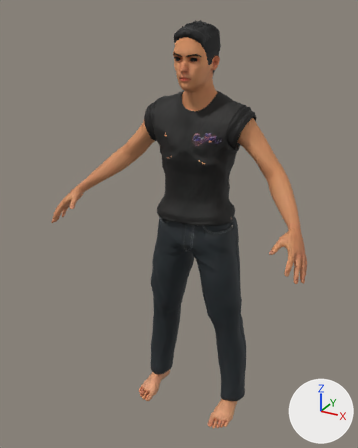
Renders of the glTF model web/public/models/npc/npc_male_lean.glb from each side of a commit.
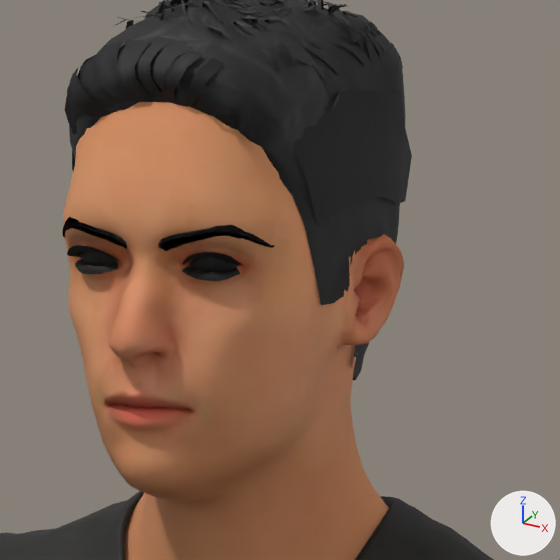
Each version appears first whole from a camera (50 mm lens) standing at (0.894, -1.818, 1.813) and looking at (-0.04, -0.12, 0.964), and next in a close-up on the part from 46% to 67% of the width and 5% to 22% of the height. Arrows for +X, +Y and +Z are at lower right; the lights stay in place. The older version's two pictures come first.

The first close-up shows 'Human', 'Human.elvs_male_logo_tshirt1', 'Human.eyebrow002', 'Human.eyelashes01', 'Human.high-poly', 'Human.short01'.
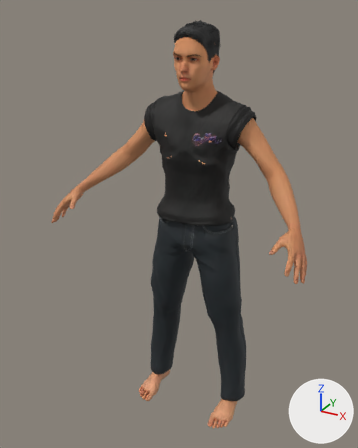
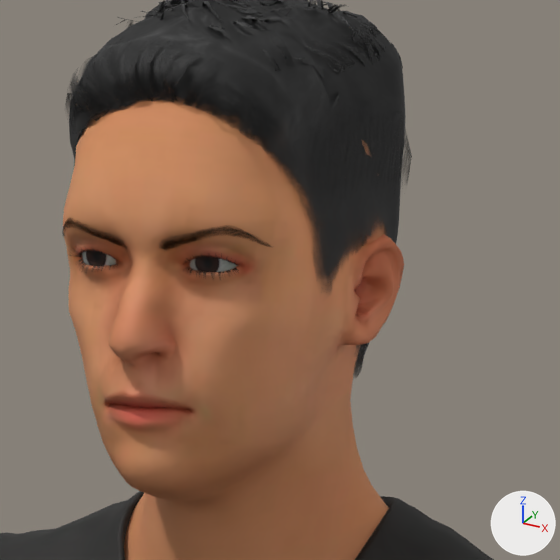
Edits to the bpy script that builds the scene:
```text
Change mat_human_eyebrow002:
    where n2 = _N.new('ShaderNodeTexImage'); n2.name = 'Image Texture'
    where n0 = _N.new('ShaderNodeBsdfPrincipled'); n0.name = 'Principled BSDF'
    add _L.new(n2.outputs[1], n0.inputs[4])  # 'Alpha' to 'Alpha'
Change mat_human_eyelashes01:
    mat_human_eyelashes01.texture: img_eyelashes01 -> img_eyelashes01  # not seen -> with its transparency
Change mat_human_high_poly:
    mat_human_high_poly.texture: img_brown_eye -> img_brown_eye  # not seen -> with its transparency
Change mat_human_short01:
    mat_human_short01.texture: img_short01_diffuse -> img_short01_diffuse  # not seen -> with its transparency
```

Changed parts and their boxes (x1, y1, x2, y2) in the close-ups (560 x 560 px):
'Human.short01', surface changed
    both: (65, 0, 412, 377)
'Human.eyebrow002', surface changed
    both: (62, 218, 270, 251)
'Human.eyelashes01', surface changed
    both: (70, 246, 239, 280)
'Human.high-poly', surface changed
    both: (82, 251, 237, 272)
